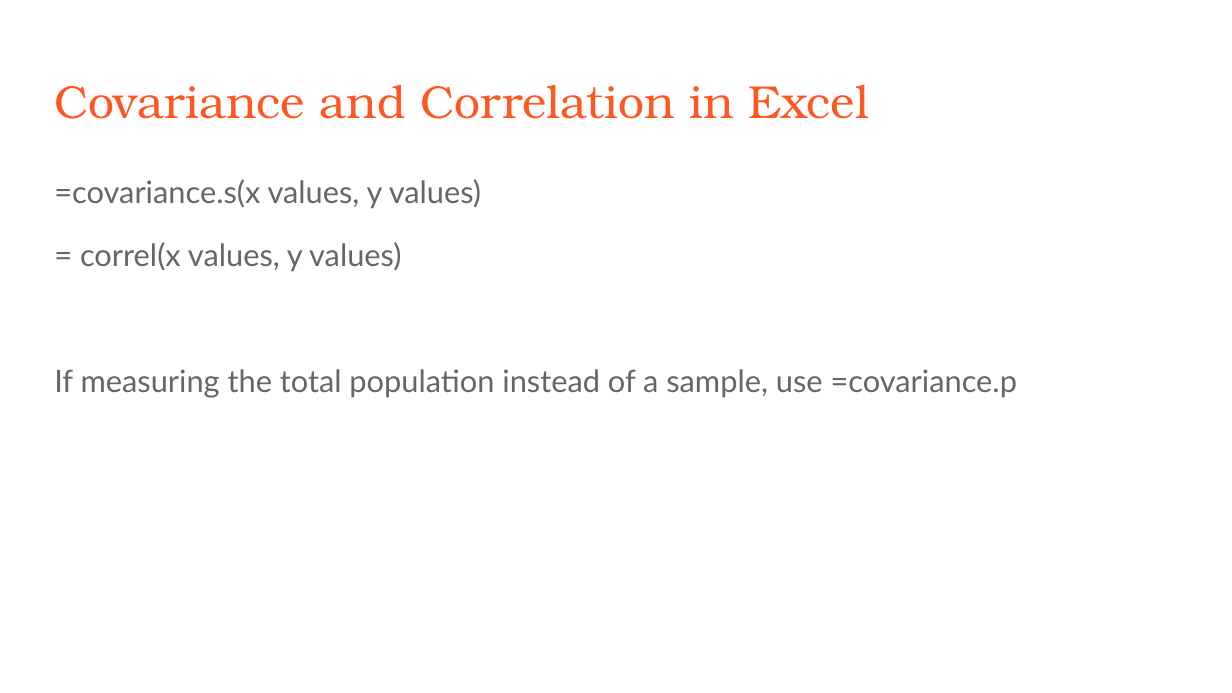
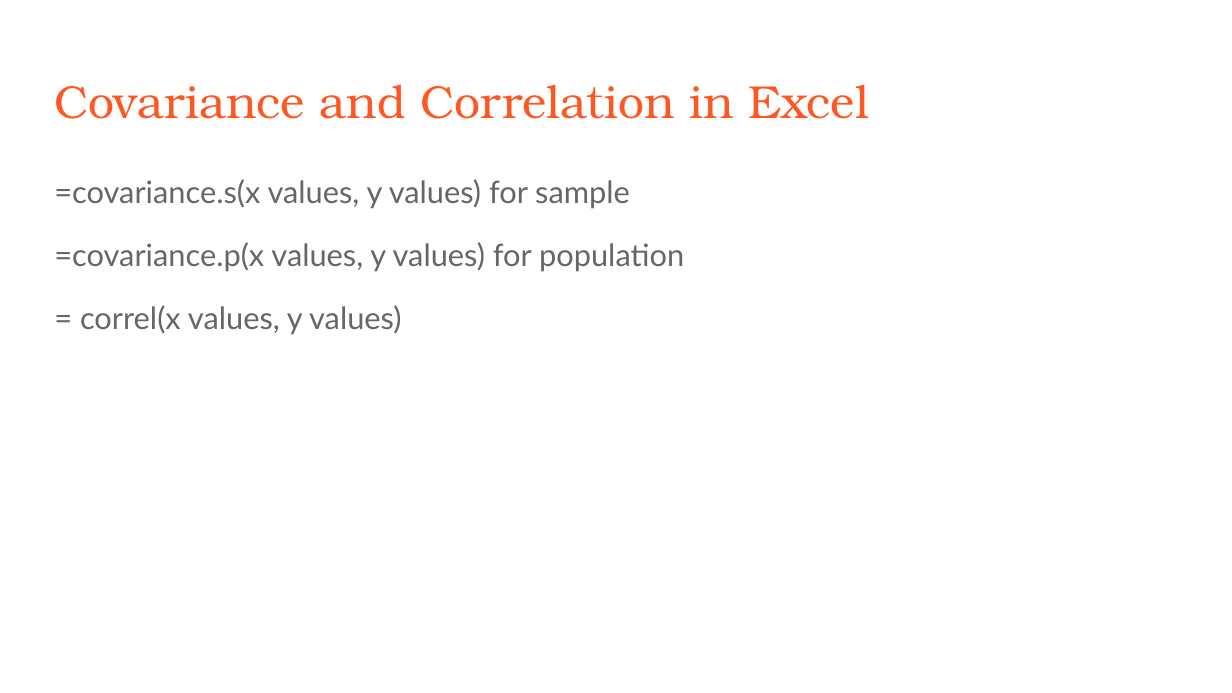
Before and after one commit to rjwrobel86/Python4Statistics, a slide deck: slide 40 of Stuff For Class/Slides/Descriptive Statistics.pptx (slide 41 before the commit). Drawn at 1232x693 pixels with LibreOffice and Linux fonts; fonts in the diff are those of the drawing. Boxes give left, top, right and bottom in pixels: in the first picture for what was removed or moved away, otherwise in the second. Text is boxed around its words. In the diff, an @@ line names an element or a change of style, - is before the commit and + after.

```diff
--- a/Stuff For Class/Slides/Descriptive Statistics.pptx
+++ b/Stuff For Class/Slides/Descriptive Statistics.pptx
@@ text at box(54, 179, 684, 272): text changed @@
-=covariance.s(x values, y values)
+=covariance.s(x values, y values) for sample
+=covariance.p(x values, y values) for population
@@ text at box(54, 369, 1017, 398): paragraph removed @@
-If measuring the total population instead of a sample, use =covariance.p
```
Also in this commit, not shown: 14 other slides changed, 2 slides added, 2 slides removed, 32 other files.
